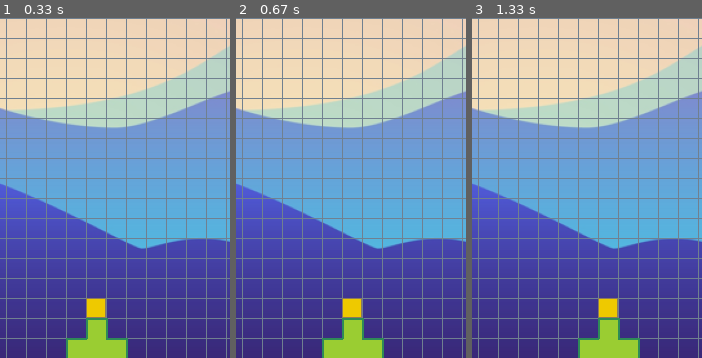
Above: before the commit, frames 1-3 (left to right).
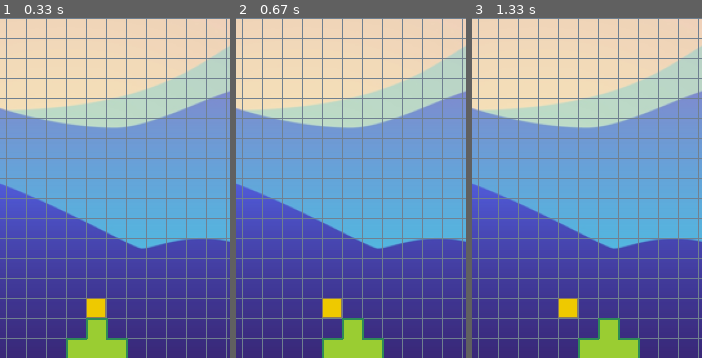
Above: after the commit, the same moments.

Repository: infProgram/inf371_spring2022-Pieces-Ho
Game: pygame game, started from peronalProject/bubbleDefense.py
Same seed, same stepped clock (60 frames per second), same inputs: the game is played once before the commit and once after it.
Inputs:
- Up to frame 1 (0.33 s): no input
- Up to frame 2 (0.67 s): hold D from 0.33 s (still down)
- Up to frame 3 (1.33 s): release D at 0.8 s; hold D from 1.17 s (still down)
The pictures show only the part of the screen within x 29-79%, y 50-100%; the shares and areas given below are measured in that part.

Frame 1 is identical in both runs. In frame 2, 1.0% of the frame differs, in the area x 37-55%, y 82-89%; in frame 3, 1.0%.

Commit message:
divide the bullet and lanucher move

Diff:
--- a/peronalProject/bubbleDefense.py
+++ b/peronalProject/bubbleDefense.py
@@ -7,14 +7,17 @@
         self.x = 200
         self.y = 660
         self.tankColour = (154,205,50)
+        self.bulletSpeed = 60
+        self.bulletx = self.x+20
+        self.bullety = self.y-40
         self.bulletColour = (238,201,0)
         self.points = [(self.x,self.y),(self.x+20,self.y),(self.x+20,self.y-20),(self.x+40,self.y-20),(self.x+40,self.y),(self.x+60,self.y),(self.x+60,self.y+20),(self.x,self.y+20)]
 
     def draw(self):
         self.tank = pygame.draw.polygon(screen, self.tankColour,self.points)
         self.tankFrame = pygame.draw.polygon(screen, (46,139,87), self.points, width=2)
-        self.bullet = pygame.draw.rect(screen,self.bulletColour,[self.x+20,self.y-40,20,20],0)
-        self.bulletFrame = pygame.draw.rect(screen,(139,121,94),[self.x+20,self.y-40,20,20],1)
+        self.bullet = pygame.draw.rect(screen,self.bulletColour,[self.bulletx,self.bullety,20,20],0)
+        self.bulletFrame = pygame.draw.rect(screen,(139,121,94),[self.bulletx,self.bullety,20,20],1)
     def move(self,key):
         if key == 'W': pass
         if key == 'A': self.x = self.x - self.speed
@@ -25,6 +28,8 @@
         if self.x >= width-60: self.x = width-60
         self.points = [(self.x,self.y),(self.x+20,self.y),(self.x+20,self.y-20),(self.x+40,self.y-20),(self.x+40,self.y),(self.x+60,self.y),(self.x+60,self.y+20),(self.x,self.y+20)]
 
+    def bulletFly(self):
+        pass
 
 
 
